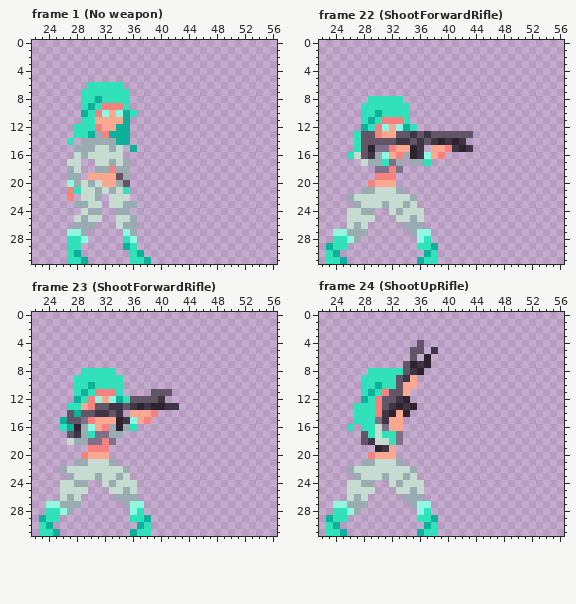
A pixel-art file gets an edit: Assets/_Bloodmetal/Sprites/Hero.aseprite. The first picture shows the starting point.
64x32 pixels, 27 frames. Shown: frame 1 (No weapon): x 22..56, y 0..31; frame 22 (ShootForwardRifle): x 22..56, y 0..31; frame 23 (ShootForwardRifle): x 22..56, y 0..31; frame 24 (ShootUpRifle): x 22..56, y 0..31. The commit also changed other frames, which this record leaves out.
The same view after the edit:
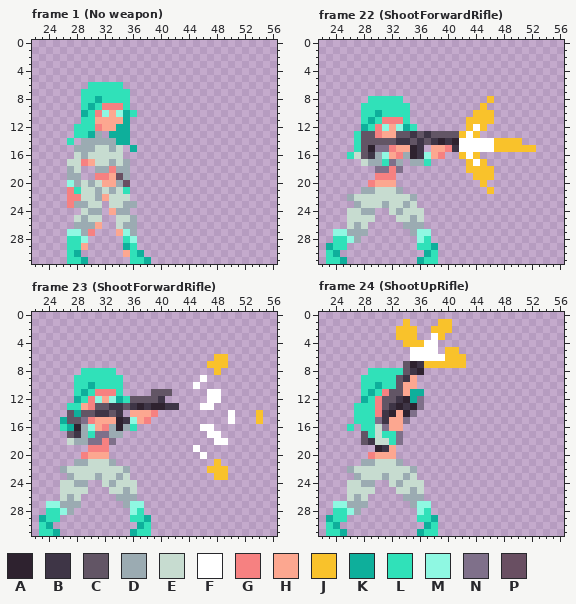
Palette (. is transparent): A #2e222f  B #3e3546  C #625565  D #9babb2  E #c7dcd0  F #ffffff  G #f68181  H #fca790  J #f9c22b  K #0eaf9b  L #30e1b9  M #8ff8e2  N #7f708a  P #694f62
Commit: Removed dash-shoot mechanic Added some vfx Fixed shoot through wall
Edits made:
layer "VFX" added
--- frame 1 (No weapon), layer "Skin"
@@ x 30..34 @@
 12 LGHHK
-13 KDGKK
+13 KD.KK
 14 DDDDK
@@ x 25..37 @@
 16 ...EDEEEEE...
-17 ..EE..EEDED..
+17 ..EEGHEEDED..
 18 ..DE..DDGDD..
-19 ..DD.HHHHPD..
+19 ..DD..GGHPD..
 20 ..MDEDEHHDP..
 21 ..GLEEDEDEL..
-22 ..G.EED.EEE..
-23 ...DDEE.EEDD.
-24 ....EDD..DD..
+22 ..GGEEDHEEE..
+23 ..GDDEE.EEDD.
+24 ....EDD.HDD..
 25 ...EDEE..EED.
-26 ...DDD...EDD.
-27 ..MMD.....MD.
+26 ...DDDH..EDD.
+27 ..MMDG...HMD.
 28 ..LLM.....LM.
-29 ..LL......KL.
-30 ..LK.......LK
+29 ..LLH.....KL.
+30 ..LK......HLK
 31 ..LLK......LL
--- frame 22 (ShootForwardRifle), layer "VFX"
@@ x 40..54 @@
  7 ...............
- 8 ...............
- 9 ...............
-10 ...............
-11 ...............
-12 ...............
-13 CCCC...........
-14 BAB............
-15 GBAB...........
-16 ...............
-17 ...............
-18 ...............
-19 ...............
-20 ...............
-21 ...............
+ 8 ......J........
+ 9 .....J.........
+10 ....JJJ........
+11 ...JJJJ........
+12 ...JFJ.........
+13 CCJFJ..........
+14 BAFFFFFJJJJ....
+15 GBFFFFFJJJJJJ..
+16 ..JFJ..........
+17 ...JFJ.........
+18 ...JJJJ........
+19 ....JJJ........
+20 .....J.........
+21 ......J........
 22 ...............
--- frame 23 (ShootForwardRifle), layer "VFX"
@@ x 43..56 @@
  5 ..............
- 6 ..............
- 7 ..............
- 8 ..............
- 9 ..............
-10 ..............
-11 ..............
-12 ..............
-13 ..............
-14 ..............
-15 ..............
-16 ..............
-17 ..............
-18 ..............
-19 ..............
-20 ..............
-21 ..............
-22 ..............
-23 ..............
+ 6 .....JJ.......
+ 7 ....JJJ.......
+ 8 .....J........
+ 9 ...F..........
+10 ..F...........
+11 ....FF........
+12 ....FF........
+13 ...FF.........
+14 .......F...J..
+15 .......F...J..
+16 ...FF.........
+17 ....FF........
+18 .....FF.......
+19 ..F...........
+20 ...F..........
+21 .....J........
+22 ....JJJ.......
+23 .....JJ.......
 24 ..............
--- frame 24 (ShootUpRifle), layer "VFX"
@@ x 31..44 @@
  0 ..............
- 1 ..............
- 2 ..............
- 3 ..............
- 4 .....C........
- 5 ....CC.B......
- 6 ....C.A.......
- 7 ...CABA.......
+ 1 ...J....JJ....
+ 2 ..JJJ..JJJ....
+ 3 ..JJJ..FJ.....
+ 4 ...JJJFF......
+ 5 ....FFFF.JJ...
+ 6 ....FFFFFJJJ..
+ 7 ...CABJJJJJJ..
  8 LLLCBA........
@@ x 32..38 @@
 10 LCHH...
-11 CCH....
-12 CBA....
-13 BABA...
-14 AHA....
-15 HH.....
+11 CCHKK..
+12 CBAKN..
+13 BABAN..
+14 AHAN...
+15 HHN....
 16 HH.....
Boxes around the changes in both pictures, in picture pixels (x1, y1, x2, y2):
changed: (67, 131, 130, 257)
changed: (459, 96, 536, 194)
added: (193, 354, 263, 480)
changed: (396, 319, 466, 424)
